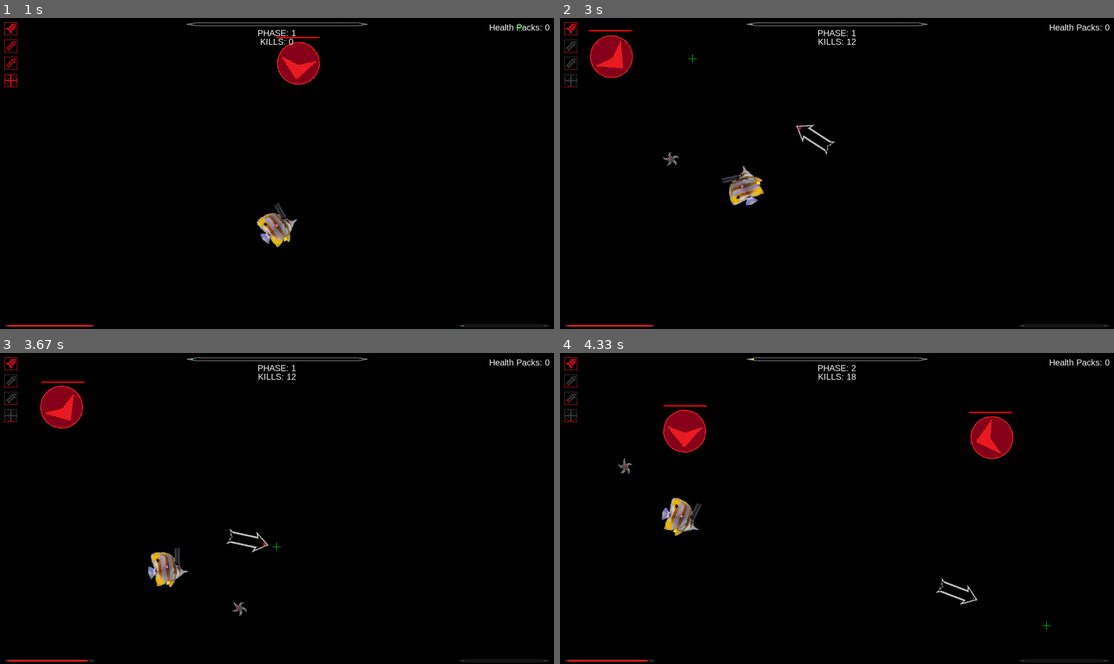
Above: before the commit, frames 1-4 (two rows, left to right).
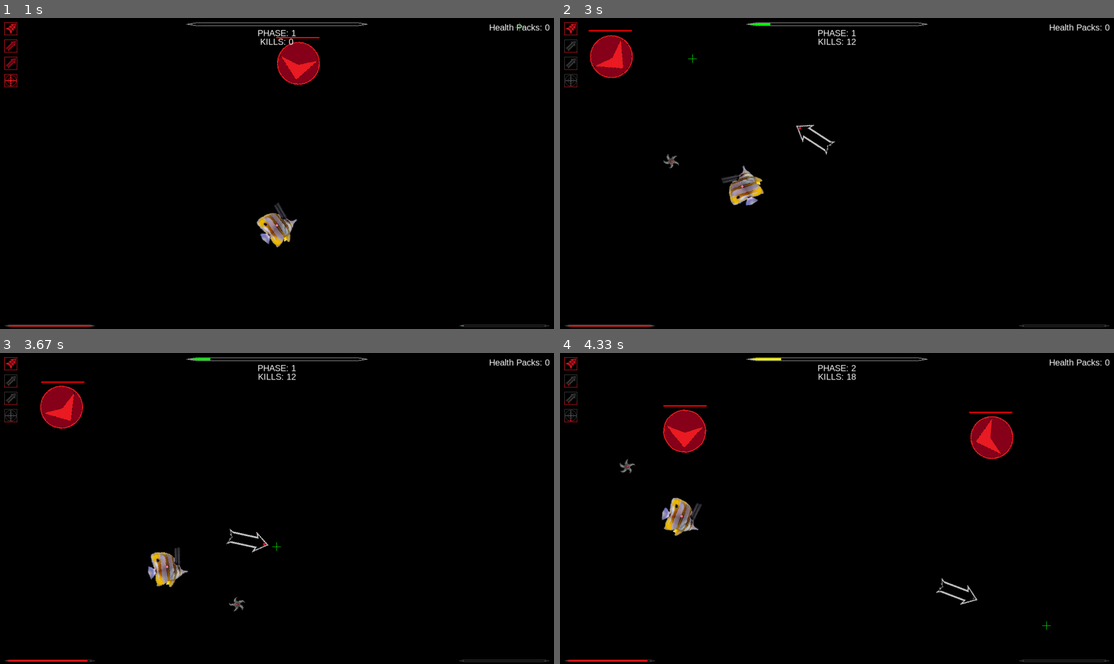
Above: after the commit, the same moments.

Repository: Jacob1Carter/BulletHellPygame
Game: pygame game, started from main.py
Two runs of this game, one before a commit and one after it. Both use one fixed random seed, a clock stepped at 60 frames per second and the inputs below.
Inputs (mouse positions are in pixels of both pictures, inside the frame that each line leads up to):
- Up to frame 1 (1 s): click (254, 185) at 0.38 s; click "Health Packs: 0" at 0.72 s
- Up to frame 2 (3 s): hold D 1-1.47 s; move the mouse to (892, 241) at 1.03 s; tap F at 1.07, 1.37, 1.57, 1.9, 2.2, 2.4, 2.7 s; tap K at 1.15, 2.48 s; hold W 1.5-1.8 s; move the mouse to (665, 245) at 1.53 s; hold D 1.83-2.3 s; move the mouse to (1041, 282) at 1.87 s; tap E at 1.98 s; hold A 2.33-2.87 s; move the mouse to (692, 58) at 2.37 s; tap Q at 2.9 s
- Up to frame 3 (3.67 s): hold S 3.23-3.53 s; move the mouse to (249, 589) at 3.27 s; tap F at 3.3, 3.63 s; tap E at 3.38 s; hold A from 3.57 s (still down); move the mouse to (277, 545) at 3.6 s
- Up to frame 4 (4.33 s): tap K at 3.72 s; tap F at 3.93, 4.07 s; release A at 3.97 s; hold W from 4 s (still down); move the mouse to (1047, 626) at 4.03 s

Frame 1 is identical in both runs. In frame 2, less than 0.1% of the frame differs, in the area x 18-38%, y 1-49%; in frame 3, 0.1%; in frame 4, 0.1%, in the area x 10-40%, y 1-39%.

Commit message:
Addid player sprite flip (broken)

Diff:
--- a/entities.py
+++ b/entities.py
@@ -219,6 +219,8 @@
         self.warp_cooldown_f = -1
         self.warp_active_cooldown = self.warp_cooldown
 
+        self.facing_right = True
+
     def dash(self, x, y):  # dash in the direction of the mouse
         a = abs(self.x - x)
         b = abs(self.y - y)
@@ -301,10 +303,6 @@
 
 
 class Glaive:
-    class GlaivePrint:
-        def __init__(self, rect, angle):
-            self.rect = rect
-            self.angle = angle
 
     #   glaives will spin around the player, dealing damage to enemies that come in contact with them,
     #   and healing the player for the same amount.
@@ -328,7 +326,7 @@
         self.rotated_img = self.img
         self.rect = self.img.get_rect(center=(player.x, player.y))
         self.damage = 50
-        self.rotate_speed = 23546756 / main.FPS
+        self.rotate_speed = -3000 / main.FPS
         self.display_angle = self.angle
         #   self.y += 40
 
--- a/main.py
+++ b/main.py
@@ -139,6 +139,15 @@
 
     player.angle = (360 - math.atan2(y - player.y, x - player.x) * 180 / math.pi) - 90
     rot_image = pygame.transform.rotate(player.img, player.angle)
+    if player.angle >= 360 or player.angle < 180:
+        if player.facing_right:
+            print("LEFT")
+            player.facing_right = False
+            rot_image = pygame.transform.flip(rot_image, False, True)
+    if 360 > player.angle >= 180 and not player.facing_right:
+        print("RIGHT")
+        player.facing_right = True
+        rot_image = pygame.transform.flip(rot_image, False, False)
     player.rect = rot_image.get_rect(center=(player.x, player.y))
 
     #   dash
@@ -538,13 +547,13 @@
     else:
         phase_colour = COLOURS["white"]
 
-    pygame.draw.rect(WIN, phase_colour, pygame.Rect((WIDTH / 2 - (420 / 2)) + 8, 14, (runtime / 150) * 408, 1))
-    if (runtime / 150) * 408 >= 8:
-        if (runtime / 150) * 408 >= 400:
+    pygame.draw.rect(WIN, phase_colour, pygame.Rect((WIDTH / 2 - (420 / 2)) + 8, 14, (player.kills / 100) * 408, 1))
+    if (player.kills / 100) * 408 >= 8:
+        if (player.kills / 100) * 408 >= 400:
             pygame.draw.rect(WIN, phase_colour, pygame.Rect((WIDTH / 2 - (420 / 2)) + 15, 12, 392, 5))
         else:
             pygame.draw.rect(WIN, phase_colour,
-                             pygame.Rect((WIDTH / 2 - (420 / 2)) + 15, 12, ((runtime / 150) * 408) - 7, 5))
+                             pygame.Rect((WIDTH / 2 - (420 / 2)) + 15, 12, ((player.kills / 100) * 408) - 7, 5))
 
     WIN.blit(progress_bar_ico, (WIDTH / 2 - (420 / 2), 10))
 
